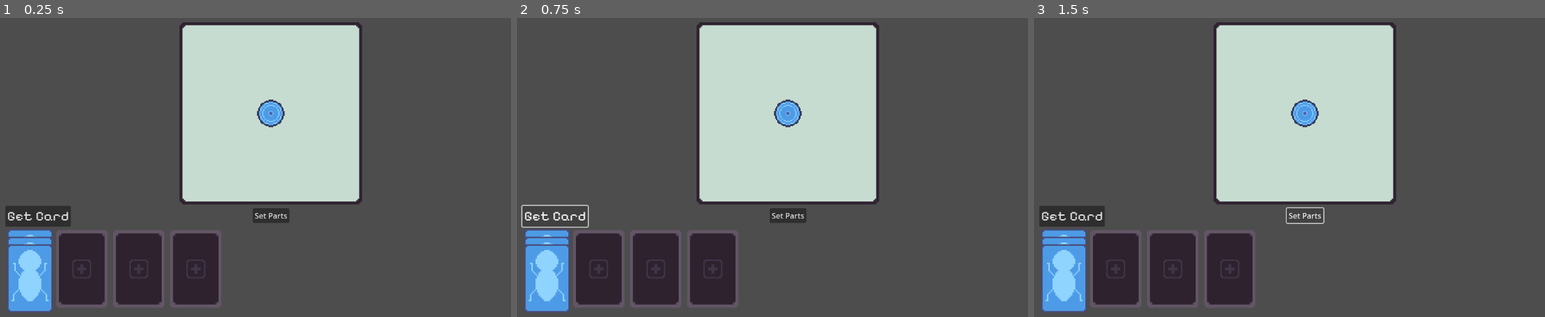
Above: before the commit, frames 1-3 (left to right).
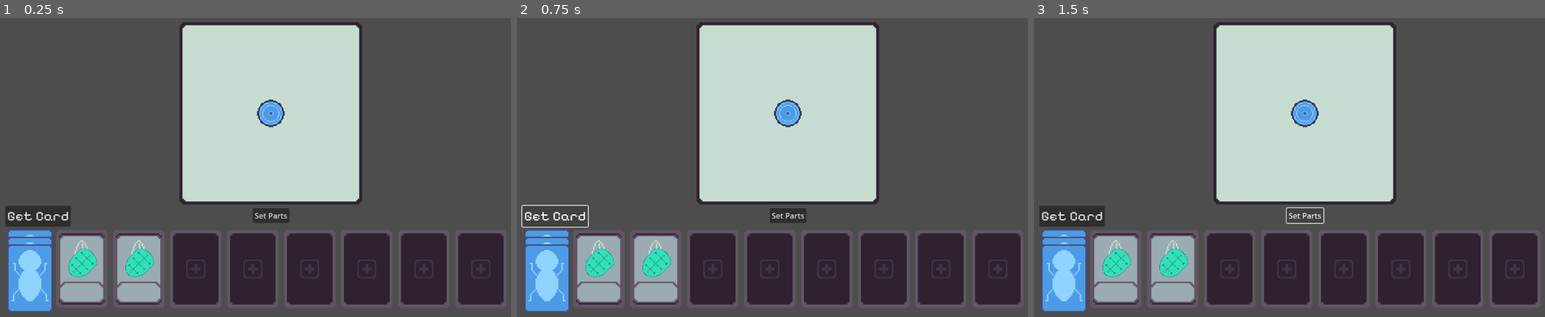
Above: after the commit, the same moments.

Repository: TJRiley96/wild-game-jam-84
Game: Godot game, scene res://card_menu.tscn
Two runs of this game, one before a commit and one after it. Both use one fixed random seed, a clock stepped at 60 frames per second and the inputs below. This scene is started directly instead of the project's main scene.
Inputs:
- Up to frame 1 (0.25 s): no input
- Up to frame 2 (0.75 s): click "Get Card" at 0.5 s
- Up to frame 3 (1.5 s): click "Set Parts" at 1.25 s

The runs differ from the first frame. In frame 1, 14% of the frame differs, in the area x 11-99%, y 72-96%; in frame 2, 14%; in frame 3, 14%.

Commit message:
4.5 update
update project to 4.5 and add card stages

Diff:
--- /dev/null
+++ b/Cards/Legs/card_leg_ant.tres
@@ -0,0 +1,15 @@
+[gd_resource type="Resource" script_class="CardInfo" load_steps=3 format=3 uid="uid://djjgaj5ei20eq"]
+
+[ext_resource type="Script" uid="uid://dvlwon4usgkm2" path="res://Scripts/Resources/card_info.gd" id="1_nr3yo"]
+[ext_resource type="Texture2D" uid="uid://bwqhqqnlgxpfk" path="res://Assets/Sprites/Leg/bug_leg_02_v1.png" id="1_omj2e"]
+
+[resource]
+script = ExtResource("1_nr3yo")
+card_name = &"Ant Leg"
+card_type = 2
+part_image = ExtResource("1_omj2e")
+health = 1
+strength = 5
+speed = 2
+attack_speed = 4
+metadata/_custom_type_script = "uid://dvlwon4usgkm2"
--- /dev/null
+++ b/Cards/Legs/card_leg_default.tres
@@ -0,0 +1,11 @@
+[gd_resource type="Resource" script_class="CardInfo" load_steps=3 format=3 uid="uid://3fff0vk67ywk"]
+
+[ext_resource type="Texture2D" uid="uid://ccg45poktdktq" path="res://Assets/Sprites/Leg/bug_leg_01_v1.png" id="1_2gary"]
+[ext_resource type="Script" uid="uid://dvlwon4usgkm2" path="res://Scripts/Resources/card_info.gd" id="1_yssfa"]
+
+[resource]
+script = ExtResource("1_yssfa")
+card_name = &"Default Leg"
+card_type = 2
+part_image = ExtResource("1_2gary")
+metadata/_custom_type_script = "uid://dvlwon4usgkm2"
--- a/Scenes/Card/card.tscn
+++ b/Scenes/Card/card.tscn
@@ -29,7 +29,7 @@
 
 [node name="SpritePart" type="Sprite2D" parent="."]
 position = Vector2(0, -11)
-rotation = 0.785398
+rotation = 0.7853982
 texture = ExtResource("3_c0g18")
 
 [node name="PartName" type="Label" parent="."]
--- a/Scripts/card_manager.gd
+++ b/Scripts/card_manager.gd
@@ -16,6 +16,10 @@
 @export var cards_amount: int = 2
 @export var card_type: Constants.CARD_TYPES = Constants.CARD_TYPES.BODY
 
+@export var init_body_cards: int = 2
+@export var init_head_cards: int = 3
+@export var init_leg_cards: int = 6
+
 @onready var card_row: Node2D = $CardRow
 
 @onready var card_slot_scene: PackedScene = preload("res://Scenes/card_slot.tscn")
@@ -26,8 +30,6 @@
 		if event.is_pressed():
 			print("Left Pressed")
 			card_being_drag = raycast_card_check()
-
-
 			print(card_being_drag)
 		else:
 			if card_being_drag != null:
@@ -53,9 +55,9 @@
 	screen_size = get_viewport_rect().size
 	for i in range(0,card_slot_amount):
 		create_card_slots()
-	for i in range(cards_amount):
-		get_rand_card(card_type)
-	load_card_slots()
+	#for i in range(cards_amount):
+		#get_rand_card(card_type)
+	#load_card_slots()
 
 	current_stage = Globals.stage_index
 
@@ -64,7 +66,7 @@
 
 
 # Called every frame. 'delta' is the elapsed time since the previous frame.
-func _process(delta: float) -> void:
+func _process(_delta: float) -> void:
 	if card_being_drag:
 		card_being_drag.card_grab = true
 		var mouse_pos = get_global_mouse_position()
@@ -74,6 +76,8 @@
 	if current_stage != Globals.stage_index:
 		clear_cards()
 		current_stage = Globals.stage_index
+		stage_level(current_stage)
+		load_card_slots()
 
 func load_card_slots() -> void:
 	for i in range(len(cards)):
@@ -84,16 +88,17 @@
 	for card in cards:
 		card.queue_free()
 
-func get_rand_card(type: Constants.CARD_TYPES):
+	cards.clear()
+
+func get_rand_card(type: Constants.CARD_TYPES, num_card: int = 0):
 	var card_arr: Array[CardInfo] = GlobalCards.cards.get(type)
 	if card_arr:
-		var card_info = card_arr[randi_range(0, len(card_arr)-1)]
-		var temp_card: Card = card_scene.instantiate()
-		temp_card.card_info = card_info
-		card_row.add_child(temp_card, true)
-		cards.append(temp_card)
-
-	pass
+		for i in num_card:
+			var card_info = card_arr[randi_range(0, len(card_arr)-1)]
+			var temp_card: Card = card_scene.instantiate()
+			temp_card.card_info = card_info
+			card_row.add_child(temp_card, true)
+			cards.append(temp_card)
 
 
 func create_card_slots() -> void:
@@ -101,3 +106,15 @@
 	new_slot.global_position = starting_card_slot + Vector2(CARD_SLOT_POS_OFFESET*len(card_slots), 0)
 	card_slots.append(new_slot)
 	card_row.add_child(new_slot, true)
+
+
+func add_cards():
+	pass
+
+func stage_level(stage_index: int):
+	match stage_index:
+		0: get_rand_card(Constants.CARD_TYPES.NONE, 0)
+		1: get_rand_card(Constants.CARD_TYPES.BODY, init_body_cards)
+		2: get_rand_card(Constants.CARD_TYPES.HEAD, init_head_cards)
+		3: get_rand_card(Constants.CARD_TYPES.LEG, init_leg_cards)
+		4: get_rand_card(Constants.CARD_TYPES.NONE)
--- a/Scripts/global_cards.gd
+++ b/Scripts/global_cards.gd
@@ -11,6 +11,7 @@
 func _ready() -> void:
 	cards[Constants.CARD_TYPES.HEAD] = get_cards_from_folder(card_folder_path+"Heads/")
 	cards[Constants.CARD_TYPES.BODY] = get_cards_from_folder(card_folder_path+"Body/")
+	cards[Constants.CARD_TYPES.LEG] = get_cards_from_folder(card_folder_path+"Legs/")
 
 func get_cards_from_folder(path: String) -> Array[CardInfo]:
 	var temp_arr: Array[CardInfo] = []
--- a/card_menu.tscn
+++ b/card_menu.tscn
@@ -34,6 +34,7 @@
 [node name="CardManager" type="Node2D" parent="."]
 position = Vector2(-5, -5)
 script = ExtResource("2_lhlef")
+card_slot_amount = 8
 
 [node name="CardRow" type="Node2D" parent="CardManager"]
 
--- a/project.godot
+++ b/project.godot
@@ -12,7 +12,7 @@
 
 config/name="Wild Game Jam 84"
 run/main_scene="uid://b7s457l7u36xc"
-config/features=PackedStringArray("4.4", "GL Compatibility")
+config/features=PackedStringArray("4.5", "GL Compatibility")
 config/icon="res://icon.svg"
 
 [autoload]
